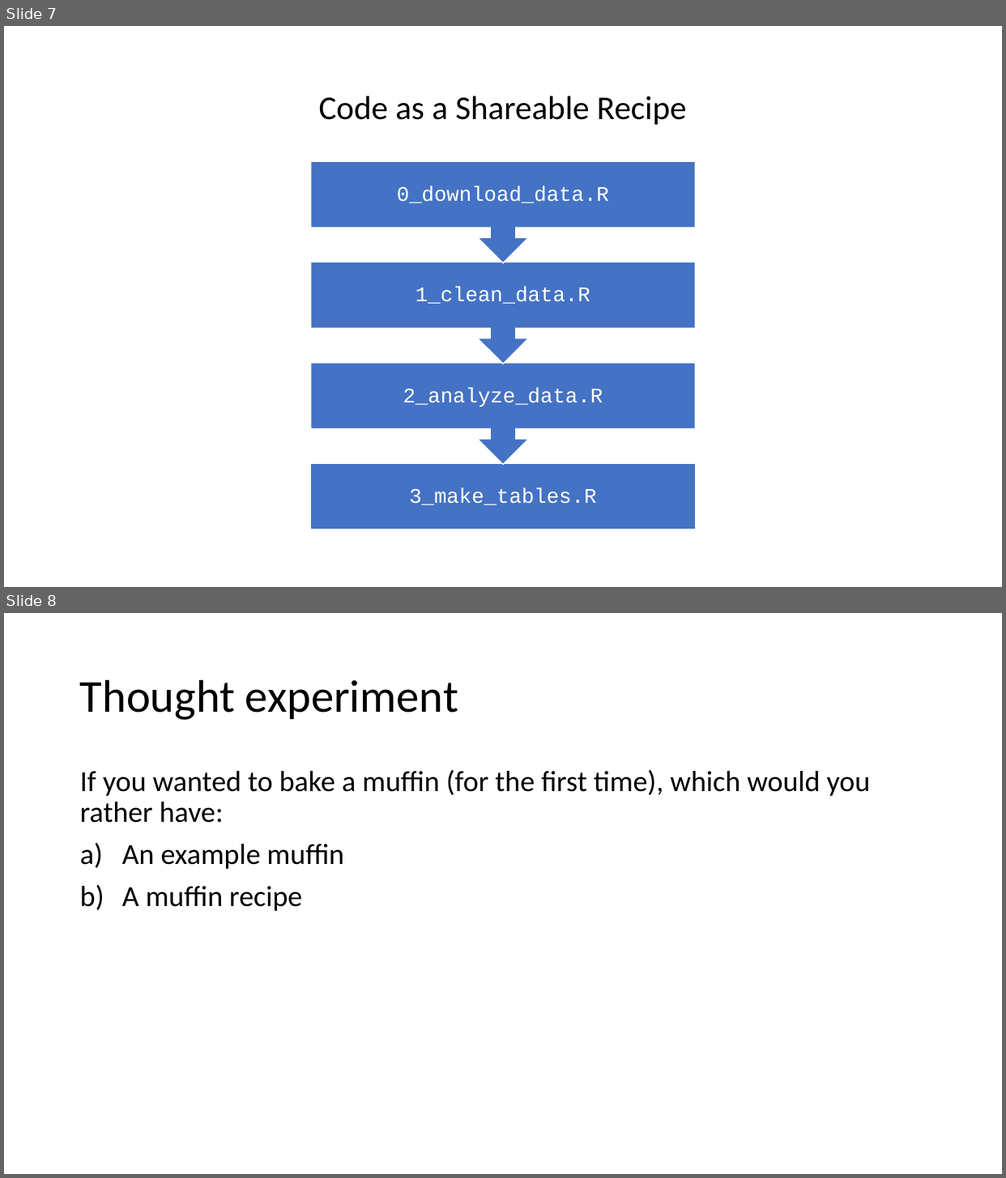
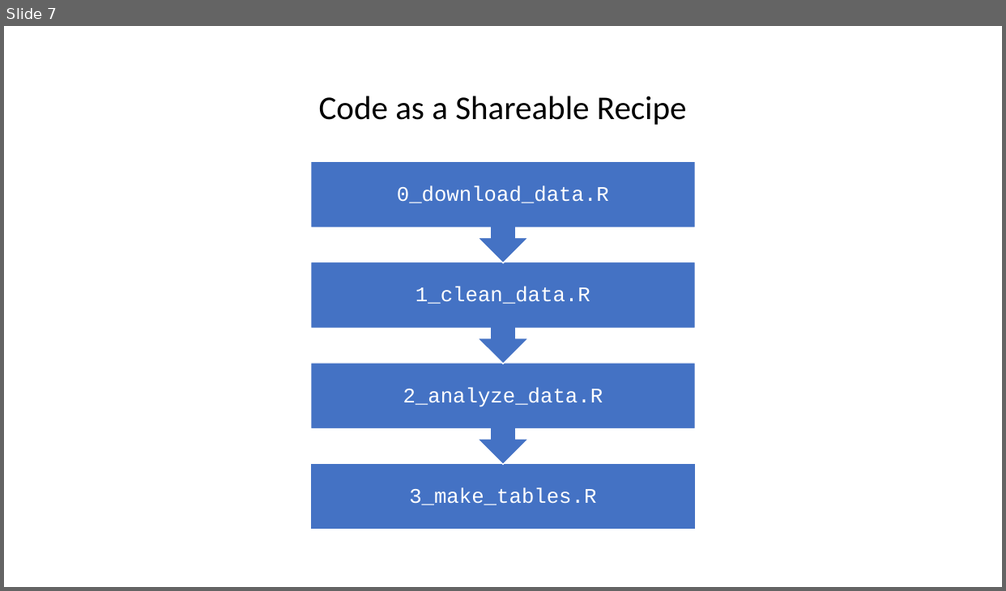
Before and after one commit to CenterOnBudget/r-intro-training, a slide deck: slides/intro_slides.pptx. Shown one above the other, each under a label of ours: slides 7 and 8 before the commit, slide 7 after it. The pictures are 1006x1178 and 1006x591 pixels, drawn with LibreOffice and Linux fonts; fonts in the diff are those of the drawing. Boxes give left, top, right and bottom in pixels: in the first picture for what was removed or moved away, otherwise in the second. Text is boxed around its words. In the diff, an @@ line names an element or a change of style, - is before the commit and + after.

Commit message:
Update slides

```diff
--- a/slides/intro_slides.pptx
+++ b/slides/intro_slides.pptx
@@ slide 8 removed at (4, 613, 1002, 1174), background #FFFFFF @@
@@ title removed at (80, 679, 458, 720) @@
-Thought experiment
@@ text removed at (80, 770, 871, 911) @@
-If you wanted to bake a muffin (for the first time), which would you rather have:
-a) An example muffin
-b) A muffin recipe
```
